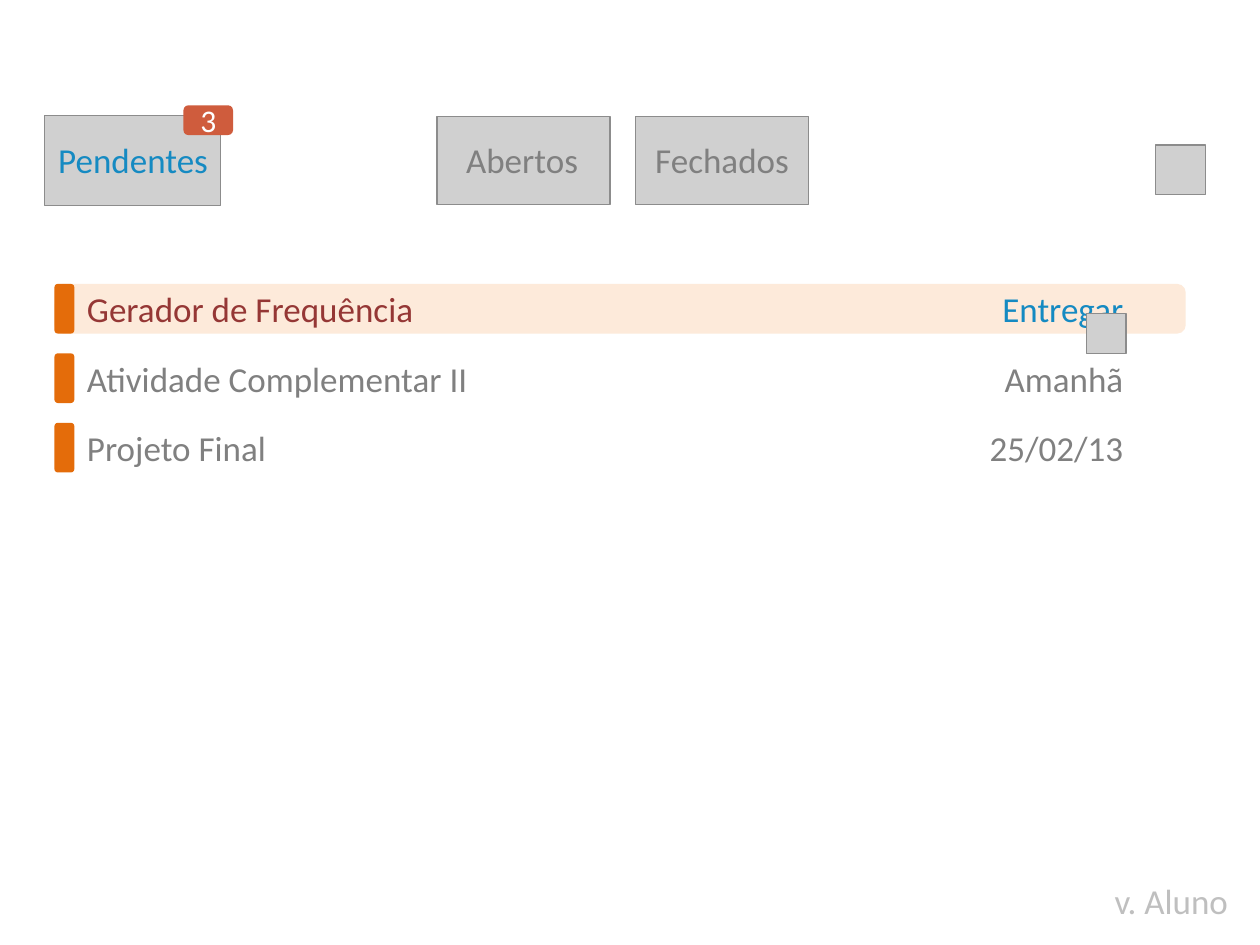
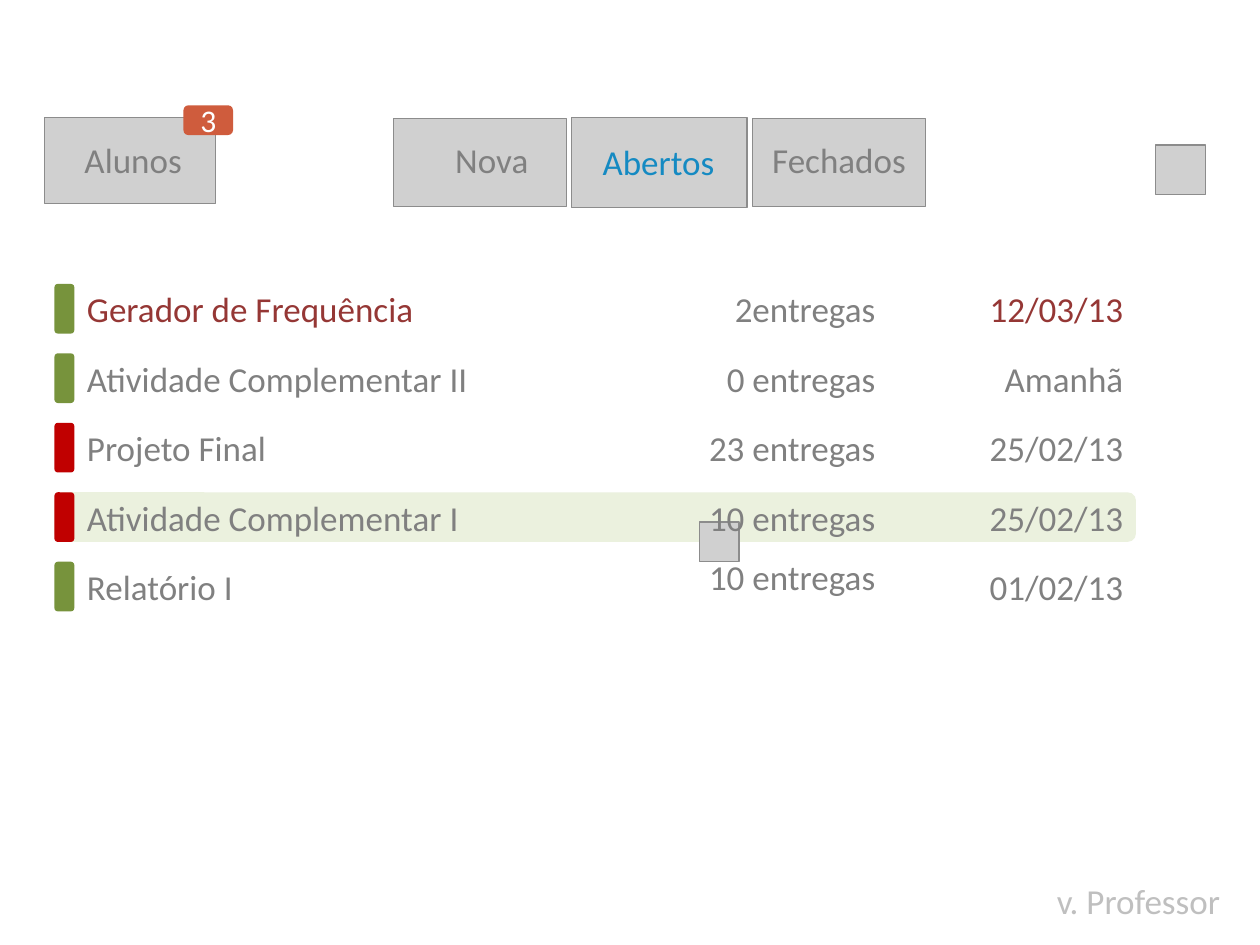
Before and after one commit to djtcin/task-center, a slide deck: slide 20 of prototipo/protótipo.pptx (slide 5 before the commit). Drawn at 1260x945 pixels with LibreOffice and Linux fonts; fonts in the diff are those of the drawing; grey boxes stand for pictures; background and template pictures are left out. Boxes give left, top, right and bottom in pixels: in the first picture for what was removed or moved away, otherwise in the second. Text is boxed around its words. In the diff, an @@ line names an element or a change of style, - is before the commit and + after.

Commit message:
Módulos novos e Protótipo finalizado
- criação dos módulos (incompleto)
- Finalização do ppt do protótipo
- Criação do fluxo para aluno

```diff
--- a/prototipo/protótipo.pptx
+++ b/prototipo/protótipo.pptx
@@ picture: place and size @@
-picture at <box>44,116,220,207</box>
+picture at <box>44,117,215,204</box>
@@ picture: place and size @@
-picture at <box>437,117,611,205</box>
+picture at <box>393,118,567,207</box>
@@ text "Abertos": place and size @@
-text "Abertos" at <box>466,149,578,173</box>
+text "Abertos" at <box>603,150,715,176</box>
@@ text "Abertos" at <box>603,150,715,176</box>: text colour #808080 to #158AC2 @@
@@ picture added at <box>571,117,747,208</box> @@
@@ text "Fechados": place and size @@
-text "Fechados" at <box>655,149,789,173</box>
+text "Fechados" at <box>772,149,906,173</box>
@@ picture: place and size @@
-picture at <box>635,117,809,205</box>
+picture at <box>752,118,926,207</box>
@@ text at <box>84,149,181,173</box>: text changed; text colour #158AC2 to #808080 @@
-Pendentes
+Alunos
@@ text added at <box>455,151,528,173</box>, 20 pt, text #808080 @@
+Nova
@@ rounded rectangle at <box>54,284,74,333</box>: fill #E46C0A to #77933C @@
@@ rounded rectangle removed at <box>54,284,1186,333</box> @@
@@ text added at <box>735,299,876,328</box>, 20 pt, text #808080 @@
+2entregas
@@ text at <box>990,297,1123,324</box>: text changed; text colour #158AC2 to #953735 @@
-Entregar
+12/03/13
@@ rounded rectangle at <box>54,354,74,403</box>: fill #E46C0A to #77933C @@
@@ text added at <box>727,369,875,398</box>, 20 pt, text #808080 @@
+0 entregas
@@ rounded rectangle at <box>54,423,74,472</box>: fill #E46C0A to #C00000 @@
@@ text added at <box>709,438,875,467</box>, 20 pt, text #808080 @@
+23 entregas
@@ rounded rectangle added at <box>54,493,1135,542</box>, fill #EBF1DE @@
@@ rounded rectangle added at <box>54,493,74,542</box>, fill #C00000 @@
@@ text added at <box>87,507,459,537</box>, 20 pt, text #808080 @@
+Atividade Complementar I
@@ text added at <box>709,508,875,540</box>, 20 pt, text #808080 @@
+10 entregas
@@ text added at <box>990,507,1123,533</box>, 20 pt, text #808080 @@
+25/02/13
@@ picture: place and size @@
-picture at <box>1086,314,1125,353</box>
+picture at <box>699,522,738,561</box>
@@ rounded rectangle added at <box>54,562,74,611</box>, fill #77933C @@
@@ text added at <box>709,561,875,596</box>, 20 pt, text #808080 @@
+10 entregas
@@ text added at <box>87,576,233,600</box>, 20 pt, text #808080 @@
+Relatório I
@@ text added at <box>990,576,1123,602</box>, 20 pt, text #808080 @@
+01/02/13
@@ text at <box>1057,890,1220,914</box>: text changed @@
-v. Aluno
+v. Professor
```
Also in this commit, not shown: 9 other slides changed, 9 slides added, 1 slide removed, 54 other files.
